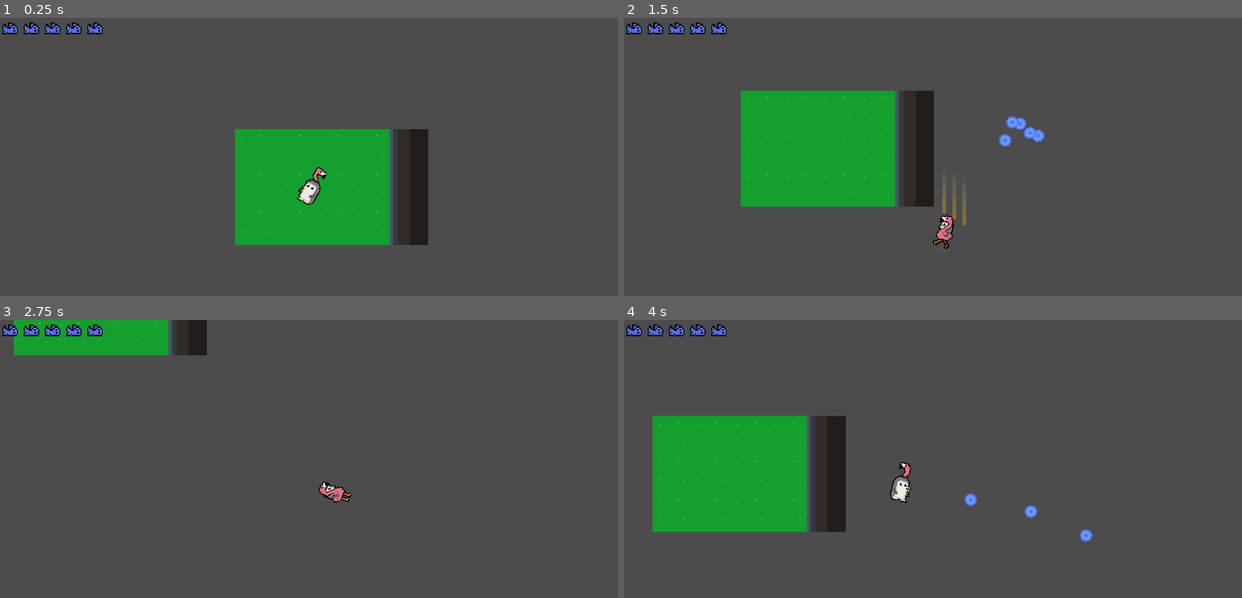
Above: before the commit, frames 1-4 (two rows, left to right).
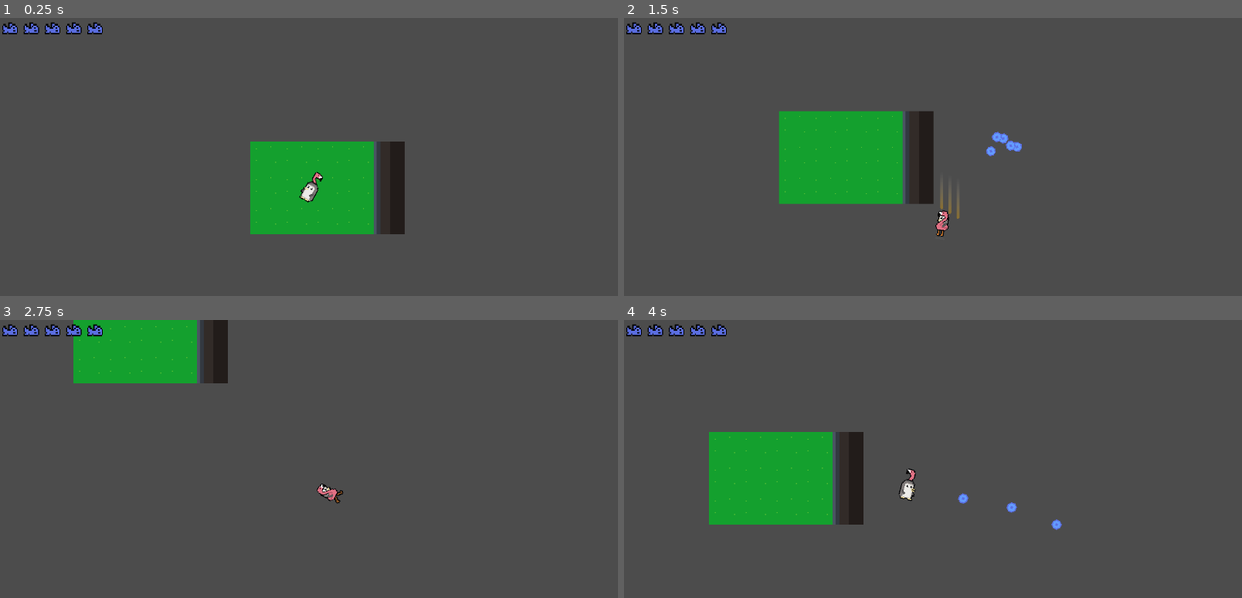
Above: after the commit, the same moments.

Repository: wladi0097/PenMingo
Game: Godot game, scene res://worlds/Lobby.tscn
Same seed, same stepped clock (60 frames per second), same inputs: the game is played once before the commit and once after it.
Inputs (mouse positions are in pixels of both pictures, inside the frame that each line leads up to):
- Up to frame 1 (0.25 s): no input
- Up to frame 2 (1.5 s): move the mouse to (1068, 173) at 0.52 s; press the mouse at (1068, 173) at 0.53 s; hold D (right) 0.53-1.28 s; move the mouse to (809, 209) at 1.27 s; release the mouse at (809, 209) at 1.28 s; hold S (down) from 1.28 s (still down); right-click (809, 209) at 1.35 s
- Up to frame 3 (2.75 s): move the mouse to (370, 417) at 2.02 s; release S (down) at 2.03 s; press the mouse at (370, 417) at 2.03 s; hold D (right) from 2.03 s (still down)
- Up to frame 4 (4 s): move the mouse to (902, 564) at 2.77 s; release D (right) at 2.78 s; release the mouse at (902, 564) at 2.78 s; hold W (up) 2.78-3.53 s; right-click (902, 564) at 2.85 s; move the mouse to (1118, 545) at 3.52 s; press the mouse at (1118, 545) at 3.53 s; hold A (left) from 3.53 s (still down)

The runs differ from the first frame. In frame 1, 6.3% of the frame differs, in the area x 38-70%, y 40-82%; in frame 2, 6.6%; in frame 3, 4.9%; in frame 4, 9.1%, in the area x 4-76%, y 34-80%.
Error in both runs: Invalid call. Nonexistent function 'change_scssssene' in base 'SceneTree'. (res://scripts/CurrentRun.gd:58)

Commit message:
zoom out camera

Diff:
--- a/entities/Player.tscn
+++ b/entities/Player.tscn
@@ -291,7 +291,7 @@
 
 [node name="Camera2D" type="Camera2D" parent="."]
 current = true
-zoom = Vector2( 0.4, 0.4 )
+zoom = Vector2( 0.5, 0.5 )
 smoothing_enabled = true
 
 [node name="PickupTextAnimationPlayer" type="AnimationPlayer" parent="."]
@@ -320,6 +320,7 @@
 visible = false
 position = Vector2( 0, -6 )
 frames = SubResource( 22 )
+frame = 1
 playing = true
 
 [node name="flamingoIdle" type="AnimatedSprite" parent="FlamingoSprite"]
